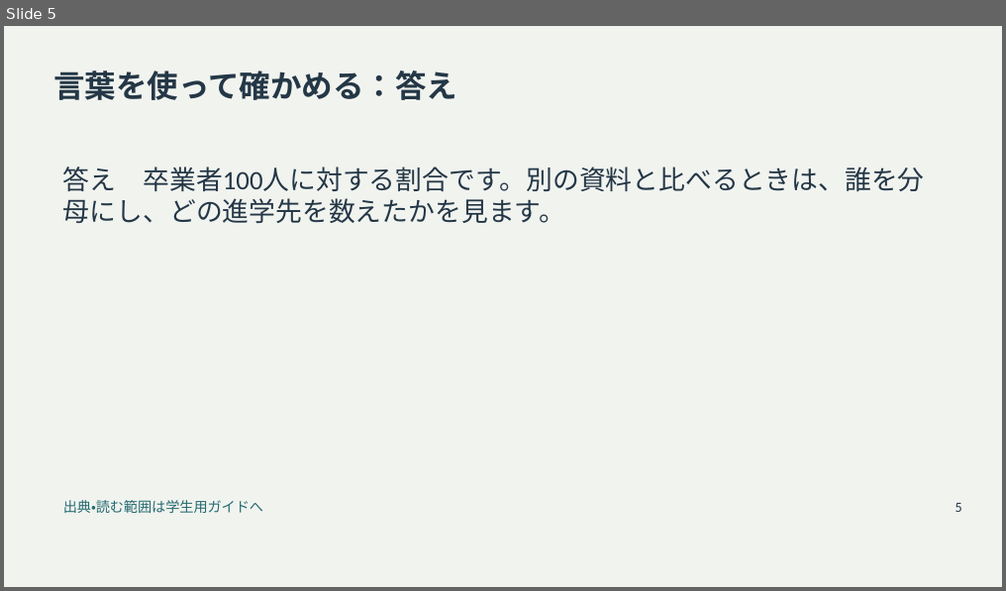
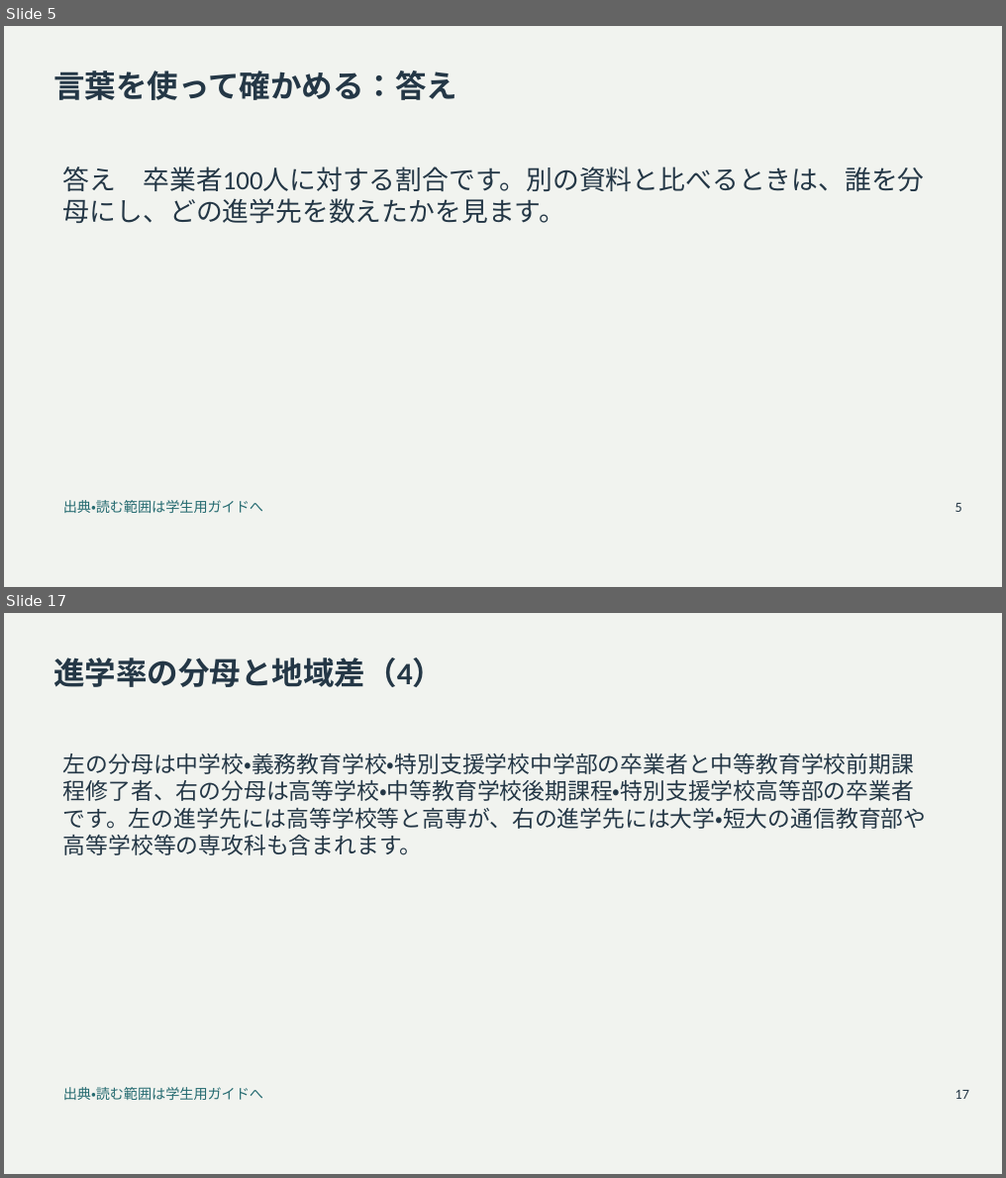
Before and after one commit to zooc-14calbp/industrial-education-i, a slide deck: reorganized/20261105/main/04/slides.pptx. Shown one above the other, each under a label of ours: slide 5 before the commit, slides 5 and 17 after it; the slides between them are not shown. The pictures are 1006x591 and 1006x1178 pixels, drawn with LibreOffice and Linux fonts; fonts in the diff are those of the drawing. Boxes give left, top, right and bottom in pixels: in the first picture for what was removed or moved away, otherwise in the second. Text is boxed around its words. In the diff, an @@ line names an element or a change of style, - is before the commit and + after.

```diff
--- a/reorganized/20261105/main/04/slides.pptx
+++ b/reorganized/20261105/main/04/slides.pptx
@@ slide 17 added at (4,613,1002,1174), background #F1F3EF @@
@@ title added at (54,658,444,687), 30 pt, text #243746, bold @@
+進学率の分母と地域差（4）
@@ text added at (63,754,927,856), 21.8 pt, text #243746 @@
+左の分母は中学校・義務教育学校・特別支援学校中学部の卒業者と中等教育学校前期課程修了者、右の分母は高等学校・中等教育学校後期課程・特別支援学校高等部の卒業者です。左の進学先には高等学校等と高専が、右の進学先には大学・短大の通信教育部や高等学校等の専攻科も含まれます。
@@ text added at (63,1087,263,1100), 13.5 pt, text #246A70 @@
+出典・読む範囲は学生用ガイドへ
@@ text added at (955,1090,969,1099), 13.5 pt, text #243746 @@
+17
```
Also in this commit, not shown: 15 slides changed, 15 other slides added, 17 other files.
